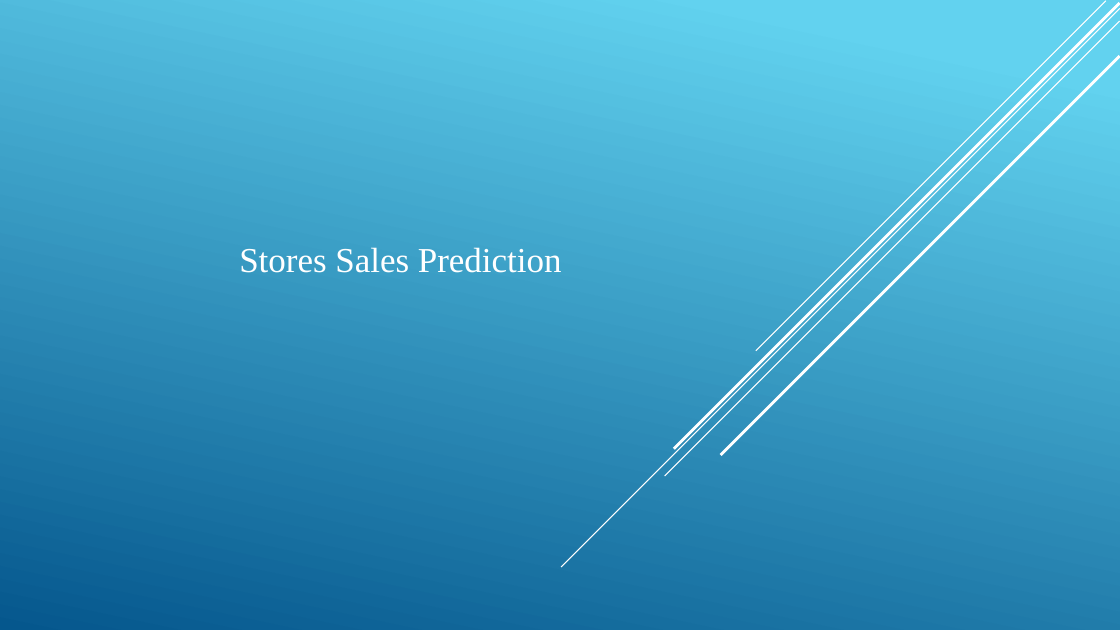
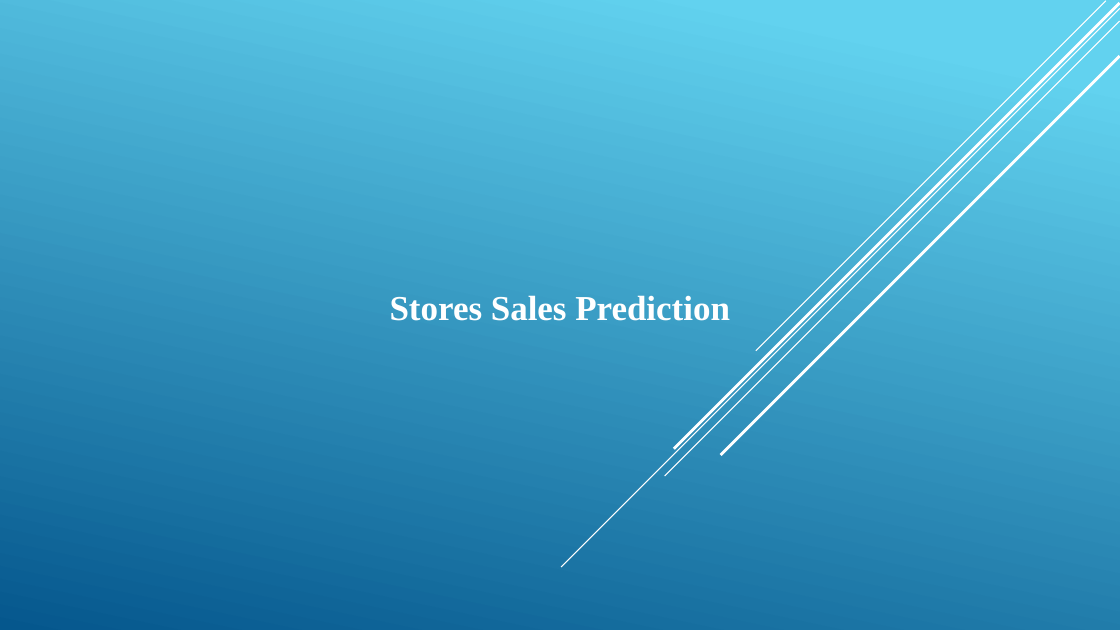
Before and after one commit to ashokkumars01/Stores-Sales-Prediction, a slide deck: slide 1 of Docs/DPR_Store_Sales_Prediction.pptx. Drawn at 1120x630 pixels with LibreOffice and Linux fonts; fonts in the diff are those of the drawing. Boxes give left, top, right and bottom in pixels: in the first picture for what was removed or moved away, otherwise in the second. Text is boxed around its words. In the diff, an @@ line names an element or a change of style, - is before the commit and + after.

```diff
--- a/Docs/DPR_Store_Sales_Prediction.pptx
+++ b/Docs/DPR_Store_Sales_Prediction.pptx
@@ subtitle "Stores Sales Prediction": place and size @@
-subtitle "Stores Sales Prediction" at (239, 247, 562, 273)
+subtitle "Stores Sales Prediction" at (390, 295, 730, 321)
@@ subtitle "Stores Sales Prediction" at (390, 295, 730, 321): bold on; alignment left to centre @@
```
Also in this commit, not shown: 11 other slides changed, 1 slide removed, 1 other file.
